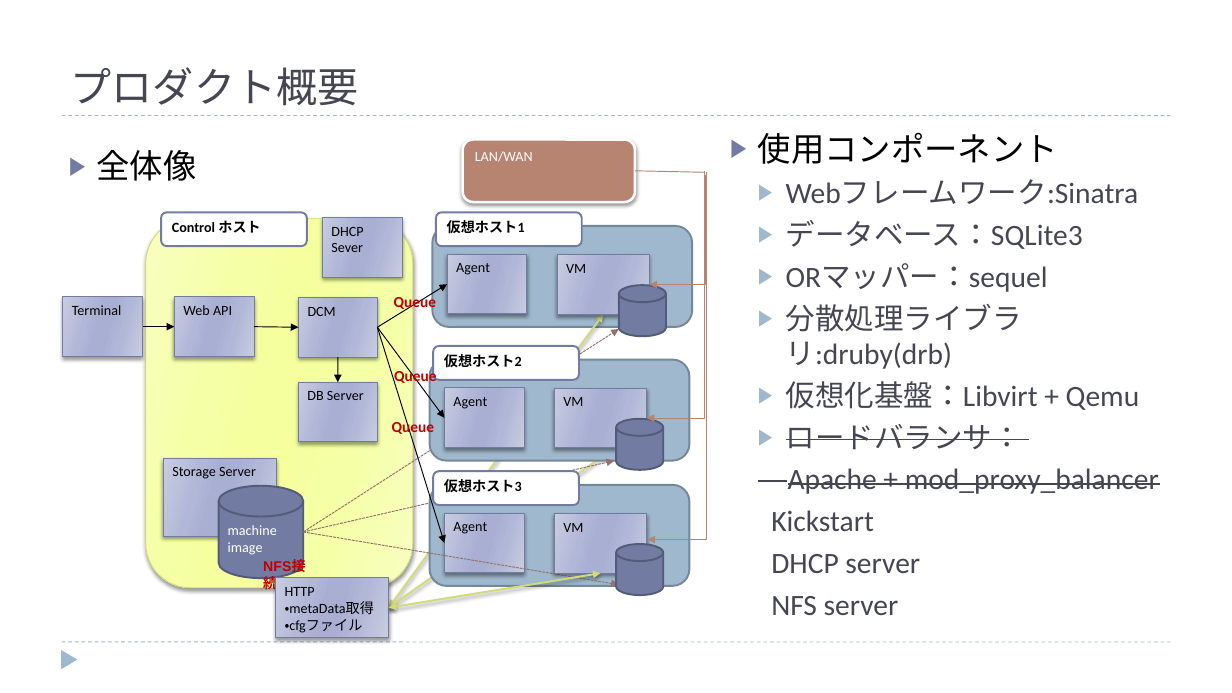
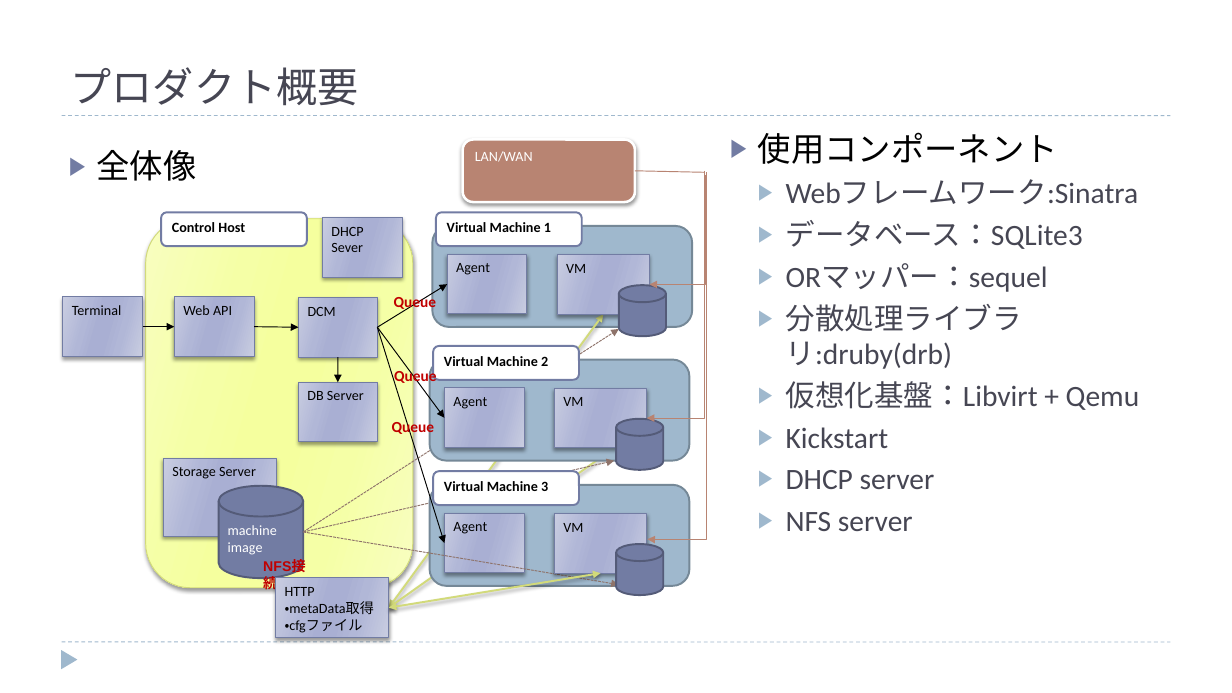
Before and after one commit to maida-yasuhiro/IaaS_Program, a slide deck: slide 3 of 【Outline】IaaS_Program.pptx. Drawn at 1232x693 pixels with LibreOffice and Linux fonts; fonts in the diff are those of the drawing. Boxes give left, top, right and bottom in pixels: in the first picture for what was removed or moved away, otherwise in the second. Text is boxed around its words. In the diff, an @@ line names an element or a change of style, - is before the commit and + after.

```diff
--- a/【Outline】IaaS_Program.pptx
+++ b/【Outline】IaaS_Program.pptx
@@ text in rounded rectangle at (x1=172, y1=222, x2=245, y2=232): text changed @@
-Control ホスト
+Control Host
@@ text in rounded rectangle at (x1=447, y1=222, x2=551, y2=232): text changed @@
-仮想ホスト1
+Virtual Machine 1
@@ text in rounded rectangle at (x1=444, y1=356, x2=548, y2=366): text changed @@
-仮想ホスト2
+Virtual Machine 2
@@ text at (x1=786, y1=424, x2=1159, y2=494): paragraphs removed @@
-  ▶ ロードバランサ：
-  Apache + mod_proxy_balancer
@@ text at (x1=786, y1=427, x2=935, y2=531): bullet none to ▶ @@
@@ text in rounded rectangle at (x1=444, y1=481, x2=548, y2=491): text changed @@
-仮想ホスト3
+Virtual Machine 3
```
Also in this commit, not shown: 2 other slides changed, 2 other files.
